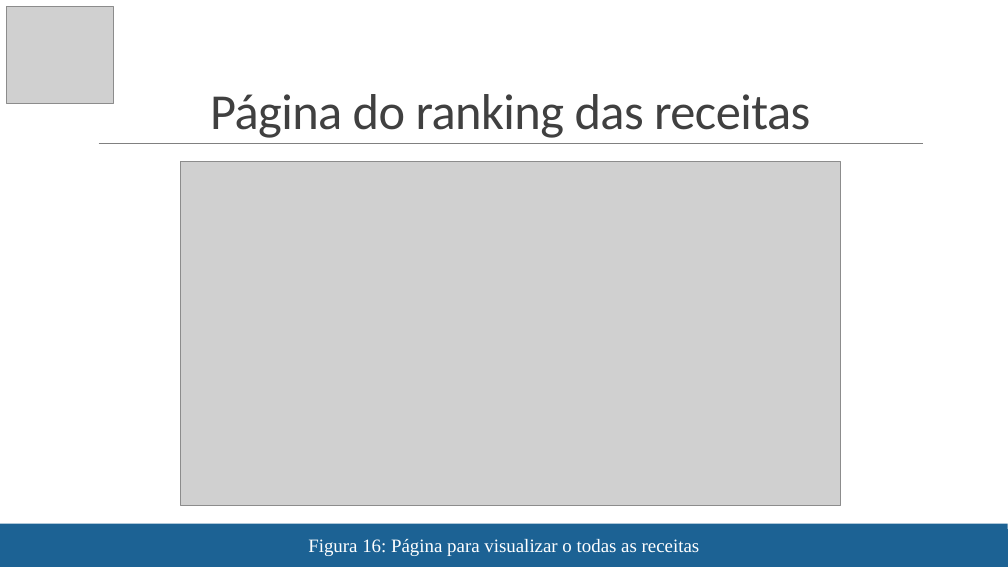
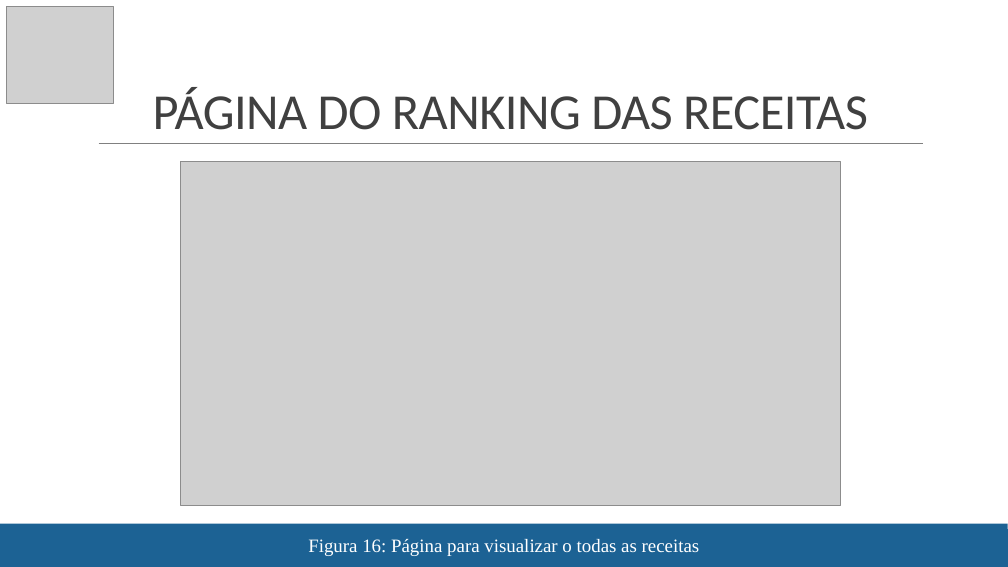
Before and after one commit to arezit/monkeysreceitas, a slide deck: slide 18 of TEXcerto.pptx (slide 13 before the commit). Drawn at 1008x567 pixels with LibreOffice and Linux fonts; fonts in the diff are those of the drawing; grey boxes stand for pictures. Boxes give left, top, right and bottom in pixels: in the first picture for what was removed or moved away, otherwise in the second. Text is boxed around its words. In the diff, an @@ line names an element or a change of style, - is before the commit and + after.

```diff
--- a/TEXcerto.pptx
+++ b/TEXcerto.pptx
@@ title at bbox=[153, 88, 868, 130]: text changed @@
-Página do ranking das receitas
+PÁGINA DO RANKING DAS RECEITAS
```
Also in this commit, not shown: 12 other slides changed, 3 slides added.
